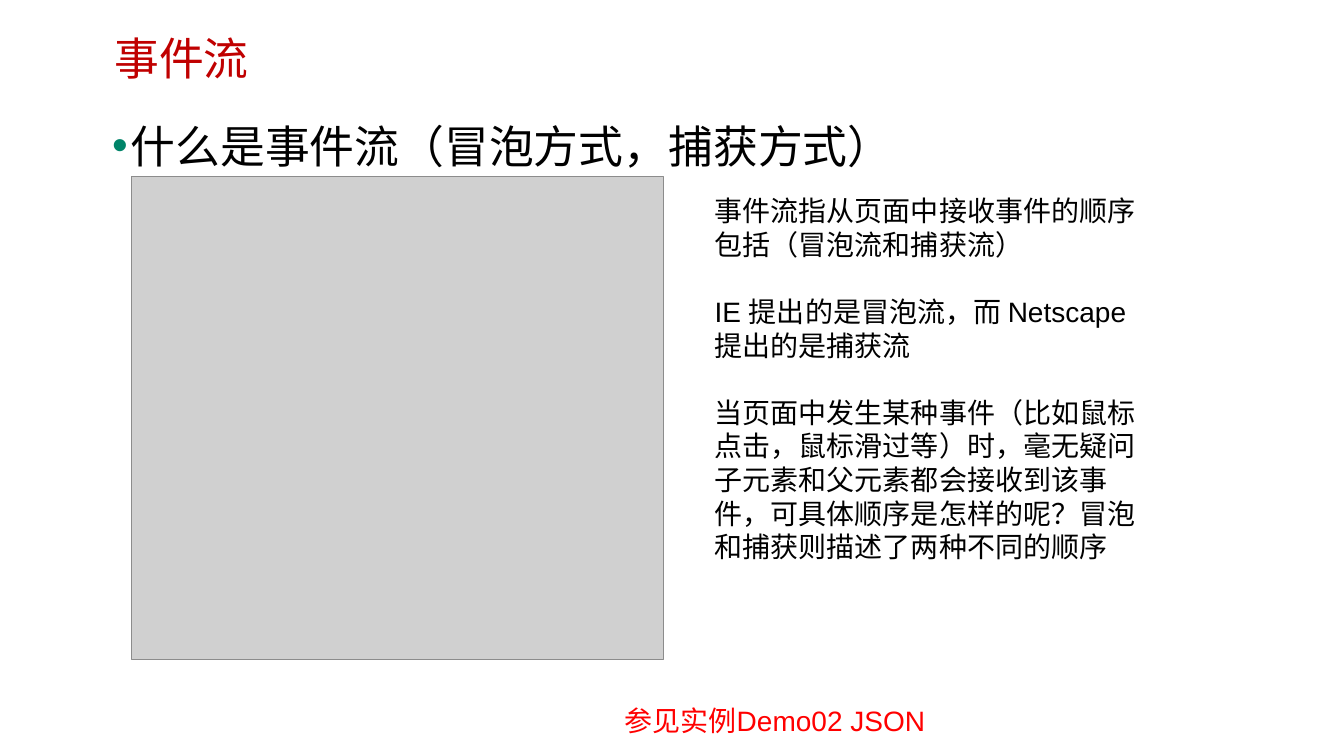
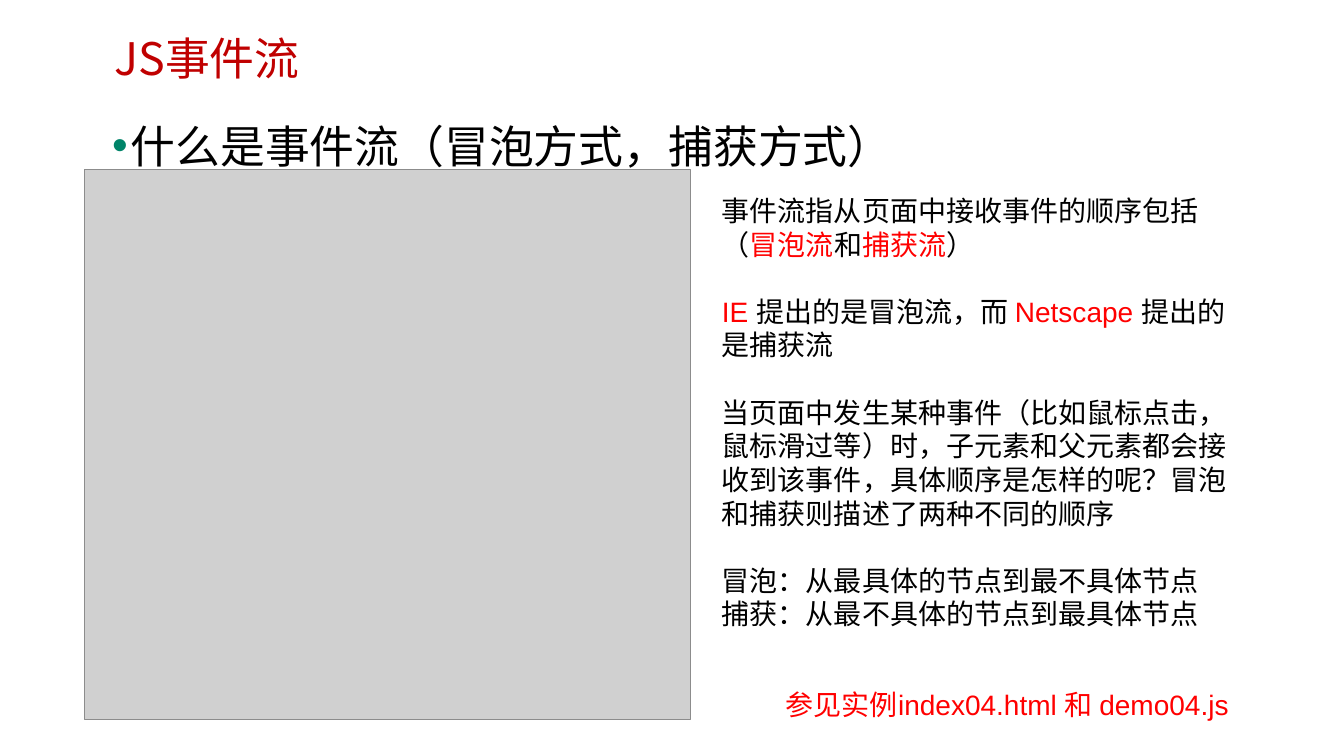
Before and after one commit to edu2act/course-javascript-advanced, a slide deck: slide 11 of 课程PPT/25.事件处理（事件流-待修改）.pptx (slide 9 before the commit). Drawn at 1344x756 pixels with LibreOffice and Linux fonts; fonts in the diff are those of the drawing; grey boxes stand for pictures; background and template pictures are left out. Boxes give left, top, right and bottom in pixels: in the first picture for what was removed or moved away, otherwise in the second. Text is boxed around its words. In the diff, an @@ line names an element or a change of style, - is before the commit and + after.

```diff
--- a/课程PPT/25.事件处理（事件流-待修改）.pptx
+++ b/课程PPT/25.事件处理（事件流-待修改）.pptx
@@ text at bbox=[114, 37, 299, 79]: text changed @@
-事件流
+JS事件流
@@ picture: place and size @@
-picture at bbox=[132, 177, 663, 660]
+picture at bbox=[84, 169, 690, 720]
@@ text "事件流指从页面中接收事件的顺序包括（冒泡流和捕获流）": place and size @@
-text "事件流指从页面中接收事件的顺序包括（冒泡流和捕获流）" at bbox=[715, 197, 1136, 560]
+text "事件流指从页面中接收事件的顺序包括（冒泡流和捕获流）" at bbox=[722, 197, 1227, 627]
@@ text at bbox=[722, 197, 1225, 358]: text colour #000000 to #FF0000 in "事件流指从页面中接收事件的顺序包括（冒泡流和捕获流）", "IE Netscape" @@
@@ text at bbox=[722, 399, 1227, 627]: text changed @@
-当页面中发生某种事件（比如鼠标点击，鼠标滑过等）时，毫无疑问子元素和父元素都会接收到该事件，可具体顺序是怎样的呢？冒泡和捕获则描述了两种不同的顺序
+当页面中发生某种事件（比如鼠标点击，鼠标滑过等）时，子元素和父元素都会接收到该事件，具体顺序是怎样的呢？冒泡和捕获则描述了两种不同的顺序
+冒泡：从最具体的节点到最不具体节点
+捕获：从最不具体的节点到最具体节点
@@ text at bbox=[786, 691, 1228, 721]: text changed @@
-参见实例Demo02 JSON
+参见实例index04.html 和 demo04.js
```
Also in this commit, not shown: 6 other slides changed, 5 slides added, 2 slides removed, 5 other files.
